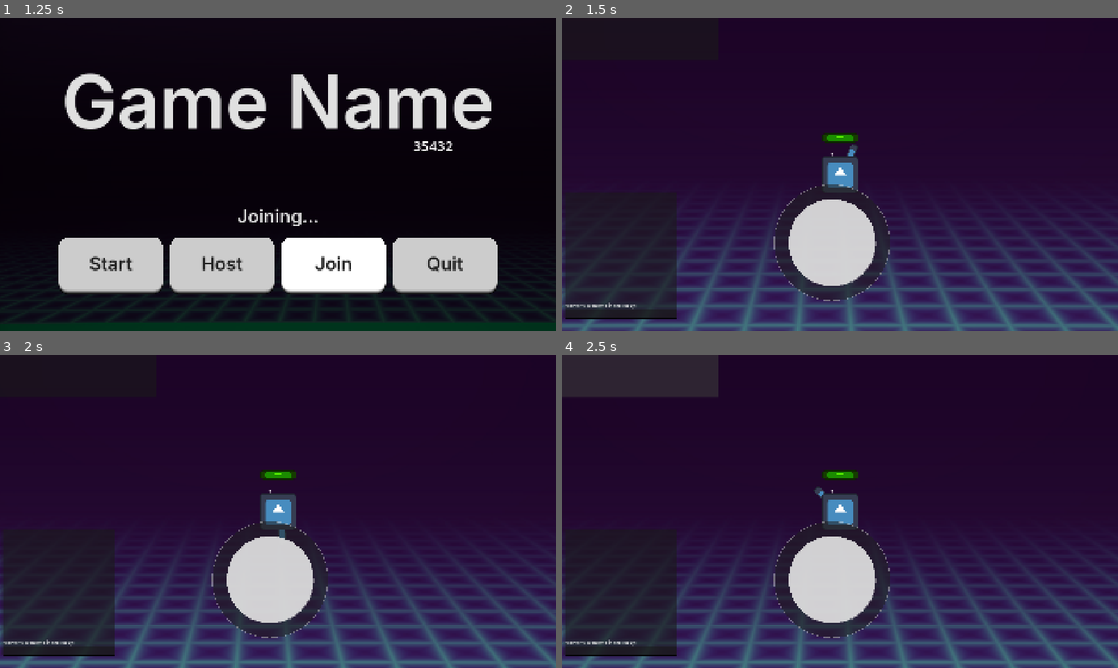
Above: before the commit, frames 1-4 (two rows, left to right).
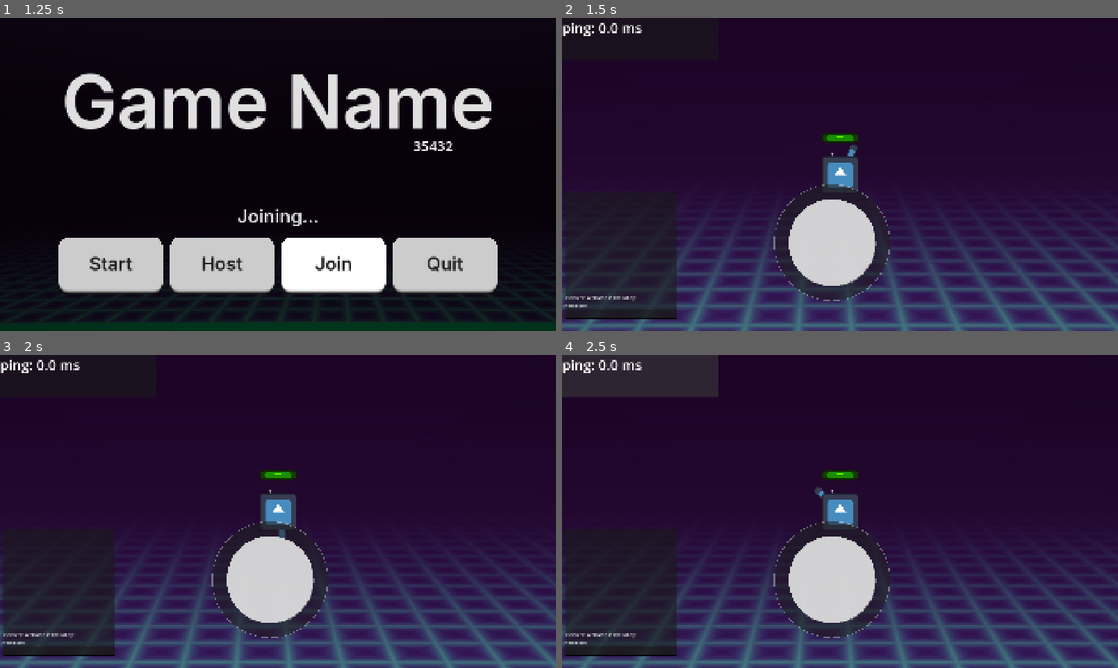
Above: after the commit, the same moments.

Repository: ThijmenDirks/something_new
Game: Godot game, scene res://root.tscn
The game is run twice, just before and just after one commit, with the same random seed, the same clock (stepped at 60 frames per second) and the same inputs. The engine's default icon, where the game draws it, is replaced by a stand-in: a white triangle on a blue panel in a dark square.
Inputs (mouse positions are in pixels of both pictures, inside the frame that each line leads up to):
- Up to frame 1 (1.25 s): click "Join" at 0.5 s
- Up to frame 2 (1.5 s): click "Start" at 1.25 s
- Up to frame 3 (2 s): no input
- Up to frame 4 (2.5 s): click (639, 376) at 2 s

Frame 1 is identical in both runs. In frame 2, 0.5% of the frame differs, in the area x 0-15%, y 1-94%; in frame 3, 0.5%; in frame 4, 0.5%.

Commit message:
global IP, chat, ping
- changed the targeted IP adress to the global (if thats the correct name) IP of O&O, can now play with anyone on the world.

- fixed chat system bug.

- fixed ping calculator, and added label for it.

Diff:
--- a/autoloads/network_manager.gd
+++ b/autoloads/network_manager.gd
@@ -11,7 +11,7 @@
 signal server_disconnected
 
 var PORT = 35432#35_000
-var DEFAULT_SERVER_IP = "192.168.2.8"#"127.0.0.1" # IPv4 localhost, replace with server
+var DEFAULT_SERVER_IP = "81.204.249.19"#"192.168.2.8"#"127.0.0.1" # IPv4 localhost, replace with server
 const MAX_CONNECTIONS = 5
 
 # This will contain player info for every player,
@@ -42,7 +42,7 @@
 	if address.is_empty():
 		address = DEFAULT_SERVER_IP
 	var peer = ENetMultiplayerPeer.new()
-	var error = peer.create_client("127.0.0.1", port)
+	var error = peer.create_client(DEFAULT_SERVER_IP, port)
 	if error:
 		print("Couldnt join")
 		return error
--- a/player/interface.gd
+++ b/player/interface.gd
@@ -1,5 +1,7 @@
 extends CanvasLayer
 
+@onready var chat_label_container: VBoxContainer = $Interface/Panel/ChatLabelContainer
+@onready var ping_label: Label = $PingLabel
 
 # Called when the node enters the scene tree for the first time.
 func _ready() -> void:
--- a/player/interface.tscn
+++ b/player/interface.tscn
@@ -4,6 +4,9 @@
 [ext_resource type="PackedScene" uid="uid://bni0imv6noqlc" path="res://spell_system/spell_drawer.tscn" id="1_uck06"]
 [ext_resource type="Texture2D" uid="uid://duvc1h3v4qe0f" path="res://assets/icon.svg" id="2_ehm64"]
 [ext_resource type="Script" uid="uid://cynlug4k86dy2" path="res://player/joystick.gd" id="4_mtnh6"]
+
+[sub_resource type="LabelSettings" id="LabelSettings_mtnh6"]
+font_size = 48
 
 [node name="InterfaceRoot" type="CanvasLayer" unique_id=1537989861]
 script = ExtResource("1_nbfkv")
@@ -16,9 +19,6 @@
 grow_horizontal = 2
 grow_vertical = 2
 
-[node name="MultiplayerSpawner" type="MultiplayerSpawner" parent="Interface" unique_id=306504211]
-spawn_path = NodePath("../Panel/VBoxContainer")
-
 [node name="Panel" type="Panel" parent="Interface" unique_id=532344594]
 layout_mode = 0
 offset_left = 9.0
@@ -26,7 +26,7 @@
 offset_right = 398.0
 offset_bottom = 1038.0
 
-[node name="VBoxContainer" type="VBoxContainer" parent="Interface/Panel" unique_id=517291785]
+[node name="ChatLabelContainer" type="VBoxContainer" parent="Interface/Panel" unique_id=517291785]
 layout_mode = 1
 anchors_preset = 12
 anchor_top = 1.0
@@ -36,11 +36,15 @@
 grow_horizontal = 2
 grow_vertical = 0
 
-[node name="Label" type="Label" parent="Interface/Panel/VBoxContainer" unique_id=77630807]
+[node name="FirstChatLabel" type="Label" parent="Interface/Panel/ChatLabelContainer" unique_id=77630807]
 layout_mode = 2
 text = "<server>: Welcome in the lobby!"
 
-[node name="LineEdit" type="LineEdit" parent="Interface/Panel/VBoxContainer" unique_id=166079943]
+[node name="Label" type="Label" parent="Interface/Panel/ChatLabelContainer" unique_id=1380127607]
+layout_mode = 2
+text = "newa lbel"
+
+[node name="LineEdit" type="LineEdit" parent="Interface/Panel/ChatLabelContainer" unique_id=166079943]
 layout_mode = 2
 
 [node name="Camera2D" type="Camera2D" parent="Interface" unique_id=910594123]
@@ -60,7 +64,7 @@
 offset_right = 541.0
 offset_bottom = 146.0
 
-[node name="Control" type="Control" parent="." unique_id=1684255827]
+[node name="Joystick" type="Control" parent="." unique_id=1684255827]
 custom_minimum_size = Vector2(400, 400)
 layout_mode = 3
 anchors_preset = 15
@@ -95,4 +99,10 @@
 offset_right = 1933.0
 offset_bottom = 1077.0
 
+[node name="PingLabel" type="Label" parent="." unique_id=1695131898]
+offset_right = 40.0
+offset_bottom = 23.0
+text = "ping:"
+label_settings = SubResource("LabelSettings_mtnh6")
+
 [connection signal="pressed" from="CastSpellButton" to="." method="_on_cast_spell_button_pressed"]
--- a/player/player.gd
+++ b/player/player.gd
@@ -2,8 +2,8 @@
 
 @onready var interface: Node = $Interface
 @onready var speech_label: Label = $SpeechLabel
-@onready var line_edit: LineEdit = $Interface/Interface/Panel/VBoxContainer/LineEdit
-@onready var chat: VBoxContainer = $Interface/Interface/Panel/VBoxContainer
+@onready var line_edit: LineEdit = $Interface/Interface/Panel/ChatLabelContainer/LineEdit
+@onready var chat: VBoxContainer = $Interface/Interface/Panel/ChatLabelContainer
 @onready var spell_cast_system: Node2D = $SpellCastSystem
 
 @export var animated_sprite_2d: AnimatedSprite2D# = $AnimatedSprite2D
@@ -87,6 +87,7 @@
 		global_position = new_position[0]
 
 func _input(event: InputEvent) -> void:
+	# make something that makes the player not move when typing one of [w,a,s,d]
 	if is_multiplayer_authority():
 		if Input.is_action_just_pressed("enter_chat") and not line_edit.has_focus():
 			line_edit.visible = true
@@ -168,22 +169,28 @@
 	spell_cast_system.start_casting_spell(limited_spell_list)
 
 func send_message(message: String):
-	speech_label.text = message
+	speech_label.text = message # the text is being managed by a MultiplayerSynchronizer
+	for player: Node in get_parent().get_children():
+		if player is Player and not player == self:
+			player.update_chat.rpc_id(player.get_multiplayer_authority())
 	update_chat.rpc(message)
 
 	await get_tree().create_timer(message.length() * 0.5).timeout
 	speech_label.text = ""
 
 @rpc("any_peer", "call_local")
-func update_chat(message):
-	for i: Node in get_parent().get_children():
-		if i is CharacterBody2D:
-			if i.is_multiplayer_authority():
+func update_chat(message: String):
+	for player: Node in get_parent().get_children():
+		if player is Player:
+			if player.is_multiplayer_authority():
 				#pass
 				var new_label = Label.new()#load("uid://c1w3kuwsult0e").instantiate()
 				new_label.text = message
-				i.chat.get_child(-2).add_sibling(new_label)
-				new_label.position.x += 30
+				#if is_instance_valid(player.get_node("Interface/Interface/Panel/VBoxContainer")):
+				if is_instance_valid(player.interface) or true:
+					print("test: ", message, " interface: ", player.interface)
+					player.interface.chat_label_container.get_child(-2).add_sibling(new_label)
+					#new_label.position.x += 30
 
 func _on_player_disconnected(pid) -> void:
 	if pid == int(name):
@@ -192,11 +199,13 @@
 
 
 @onready var ping_timer: Timer = $PingTimer
-# the times wait time is 10 sec
+# the timers wait time is 10 sec
 
 var ping: float
 var control_value: int
 var received_ping: bool = true
+var ping_send_time: int
+#var ping_receive_time: int
 
 func _process(delta: float) -> void:
 	if multiplayer.is_server():
@@ -205,23 +214,34 @@
 			ping_measure_sender()
 
 func ping_measure_sender():
+	if not multiplayer.is_server():
+		return
 	control_value = randi_range(100_000, 999_999)
-	ping_timer.start()
+	ping_send_time = Time.get_ticks_usec()
 	ping_measure_at_player.rpc_id(get_multiplayer_authority(), control_value)
-
-@rpc("any_peer", "call_local")
-func ping_measure_at_player(control_value):
-	if multiplayer.get_remote_sender_id() == 1:
-		ping_measure_receiver.rpc_id(1, control_value)
-
-@rpc("call_local")
-func ping_measure_receiver(received_control_value):
+	#ping_measure_at_player.rpc(control_value)
+
+@rpc("any_peer", "call_local")
+func ping_measure_at_player(received_control_value: int):
+	if multiplayer.get_remote_sender_id() == 1 and is_multiplayer_authority():
+		ping_measure_receiver.rpc_id(1, received_control_value)
+
+@rpc("authority", "call_local")
+func ping_measure_receiver(received_control_value: int):
 	if not multiplayer.is_server():
 		return
 	if received_control_value == control_value:
-		ping_timer.stop()
-		ping = 10 - ping_timer.time_left
+		ping = Time.get_ticks_usec() - ping_send_time
+		var ping_msec = ping/1000
 		received_ping = true
+		update_ping_label.rpc_id(get_multiplayer_authority(), ping_msec)
+
+@rpc("any_peer", "call_local")
+func update_ping_label(new_ping: int):
+	if not multiplayer.get_remote_sender_id() == 1 or not is_multiplayer_authority():
+		return
+	ping = new_ping
+	interface.ping_label.text = str("ping: ", ping, " ms")
 
 
 func _on_ping_timer_timeout() -> void:
Not shown, changed: export_presets.cfg
